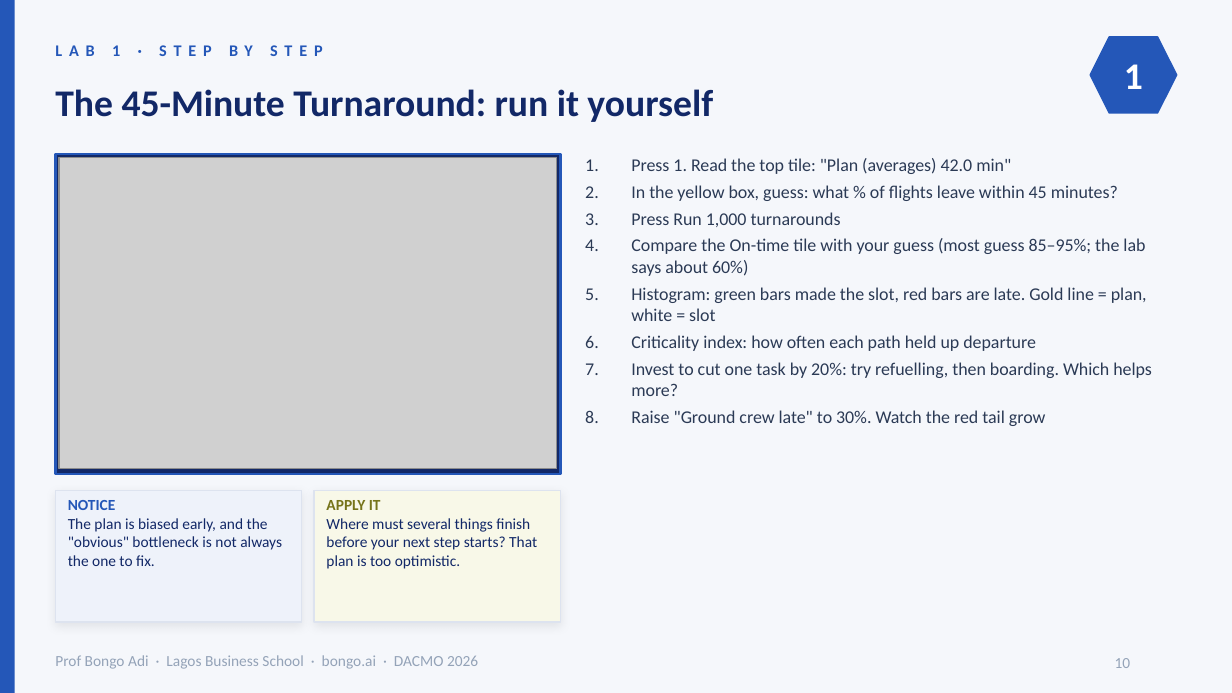
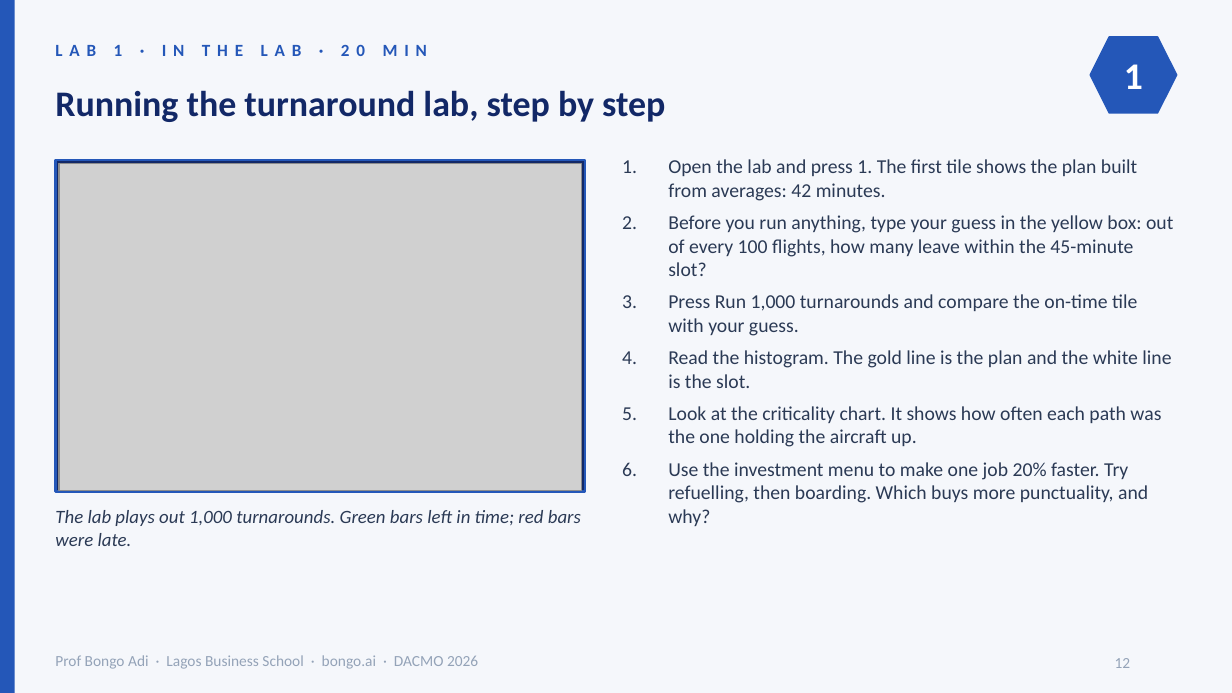
Before and after one commit to adibongo/dacmo-operations-analytics, a slide deck: slide 12 of downloads/DACMO-Participant-Slides.pptx (slide 10 before the commit). Drawn at 1232x693 pixels with LibreOffice and Linux fonts; fonts in the diff are those of the drawing; grey boxes stand for pictures; background and template pictures are left out. Boxes give left, top, right and bottom in pixels: in the first picture for what was removed or moved away, otherwise in the second. Text is boxed around its words. In the diff, an @@ line names an element or a change of style, - is before the commit and + after.

```diff
--- a/downloads/DACMO-Participant-Slides.pptx
+++ b/downloads/DACMO-Participant-Slides.pptx
@@ text at box(55, 45, 427, 56): text changed; size 9.5 to 10 pt @@
-LAB 1 · STEP BY STEP
+LAB 1 · IN THE LAB · 20 MIN
@@ text at box(55, 90, 665, 122): text changed; size 22 to 21 pt @@
-The 45-Minute Turnaround: run it yourself
+Running the turnaround lab, step by step
@@ rectangle: place and size @@
-rectangle at box(55, 154, 561, 474)
+rectangle at box(55, 160, 585, 492)
@@ picture: place and size @@
-picture at box(59, 158, 557, 468)
+picture at box(59, 164, 582, 490)
@@ text at box(668, 159, 1173, 526): text changed; size 10.5 to 11.5 pt @@
-1. Press 1. Read the top tile: "Plan (averages) 42.0 min"
-2. In the yellow box, guess: what % of flights leave within 45 minutes?
-3. Press Run 1,000 turnarounds
-4. Compare the On-time tile with your guess (most guess 85–95%; the lab says about 60%)
-5. Histogram: green bars made the slot, red bars are late. Gold line = plan, white = slot
-6. Criticality index: how often each path held up departure
-7. Invest to cut one task by 20%: try refuelling, then boarding. Which helps more?
-8. Raise "Ground crew late" to 30%. Watch the red tail grow
+1. Open the lab and press 1. The first tile shows the plan built from averages: 42 minutes.
+2. Before you run anything, type your guess in the yellow box: out of every 100 flights, how many leave within the 45-minute slot?
+3. Press Run 1,000 turnarounds and compare the on-time tile with your guess.
+4. Read the histogram. The gold line is the plan and the white line is the slot.
+5. Look at the criticality chart. It shows how often each path was the one holding the aircraft up.
+6. Use the investment menu to make one job 20% faster. Try refuelling, then boarding. Which buys more punctuality, and why?
@@ rectangle removed at box(55, 490, 302, 622) @@
@@ text removed at box(68, 500, 282, 566) @@
-NOTICE
-The plan is biased early, and the "obvious" bottleneck is not always the one to fix.
@@ rectangle removed at box(314, 490, 561, 622) @@
@@ text removed at box(326, 500, 537, 569) @@
-APPLY IT
-Where must several things finish before your next step starts? That plan is too optimistic.
@@ text added at box(55, 510, 581, 546), 11 pt, text #2B3A55, italic @@
+The lab plays out 1,000 turnarounds. Green bars left in time; red bars were late.
@@ page number at box(1115, 658, 1131, 668): text changed @@
-10
+12
```
Also in this commit, not shown: 13 other slides changed, 19 slides added, 14 slides removed, 5 other files.
